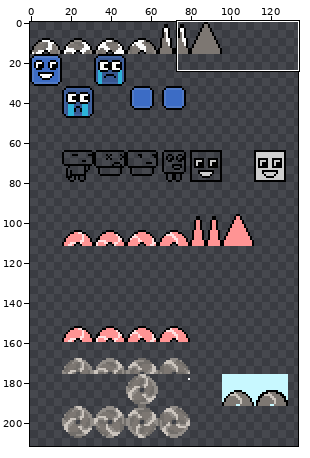
Sprite sheet, stored at assets/object_tilemap.png. Above, an overview of the earlier version with the close-up marked.
Close-up. First the earlier version:
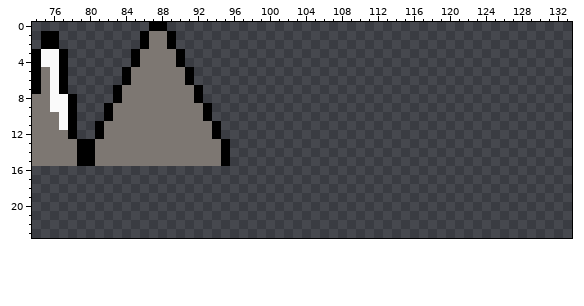
The file is 256x256 pixels. Colours within 5 levels of each other are drawn and written as one. Shown: x 74..133, y 0..23. The wide view leaves out empty margins.
The result:
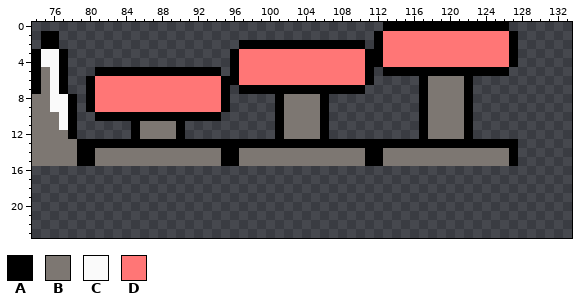
Palette (. is transparent): A #000000  B #7d7772  C #fafafa  D #ff7676
The author wrote: sprite sprite and setup for level creation WOP
Changes in this commit:
y 0: x 87..88 AA -> ..; x 113..126 .............. -> AAAAAAAAAAAAAA
y 1: x 86..89 ABBA -> ....; x 112..127 ................ -> ADDDDDDDDDDDDDDA
y 2: x 86..89 ABBA -> ....; x 97..110 .............. -> AAAAAAAAAAAAAA; x 112..127 ................ -> ADDDDDDDDDDDDDDA
y 3..4: x 85..90 ABBBBA -> ......; x 96..127 ................................ -> ADDDDDDDDDDDDDDAADDDDDDDDDDDDDDA
y 5: x 81..83 ... -> AAA; x 85..90 BBBBBB -> AAAAAA; x 92..94 ... -> AAA; x 96..111 ................ -> ADDDDDDDDDDDDDDA; x 113..126 .............. -> AAAAAAAAAAAAAA
y 6: x 80..111 ....ABBBBBBA.................... -> ADDDDDDDDDDDDDDAADDDDDDDDDDDDDDA; x 117..122 ...... -> ABBBBA
y 7: x 80..95 ...ABBBBBBBBA... -> ADDDDDDDDDDDDDDA; x 97..110 .............. -> AAAAAAAAAAAAAA; x 117..122 ...... -> ABBBBA
y 8: x 80..95 ...ABBBBBBBBA... -> ADDDDDDDDDDDDDDA; x 101..106 ...... -> ABBBBA; x 117..122 ...... -> ABBBBA
y 9: x 80..95 ..ABBBBBBBBBBA.. -> ADDDDDDDDDDDDDDA; x 101..106 ...... -> ABBBBA; x 117..122 ...... -> ABBBBA
y 10: x 81 . -> A; x 83..92 BBBBBBBBBB -> AAAAAAAAAA; x 94 . -> A; x 101..106 ...... -> ABBBBA; x 117..122 ...... -> ABBBBA
y 11..12: x 81..85 ABBBB -> ....A; x 90..94 BBBBA -> A....; x 101..106 ...... -> ABBBBA; x 117..122 ...... -> ABBBBA
y 13: x 81..94 BBBBBBBBBBBBBB -> AAAAAAAAAAAAAA; x 96..127 ................................ -> AAAAAAAAAAAAAAAAAAAAAAAAAAAAAAAA
y 14..15: x 96..127 ................................ -> ABBBBBBBBBBBBBBAABBBBBBBBBBBBBBA
